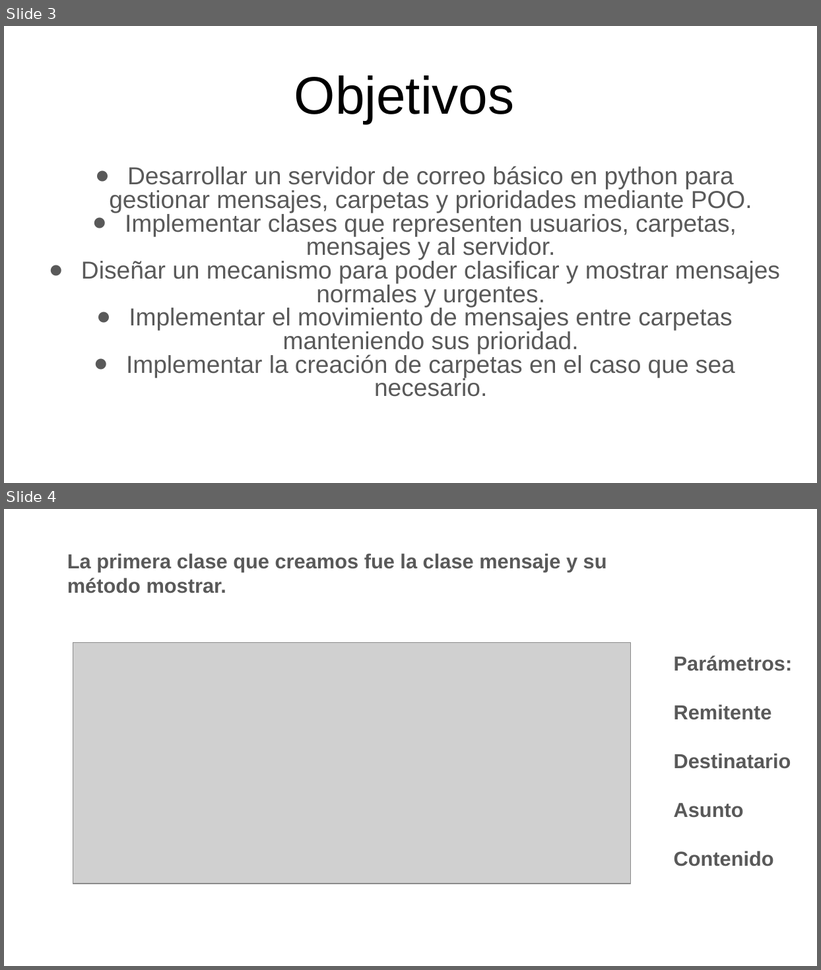
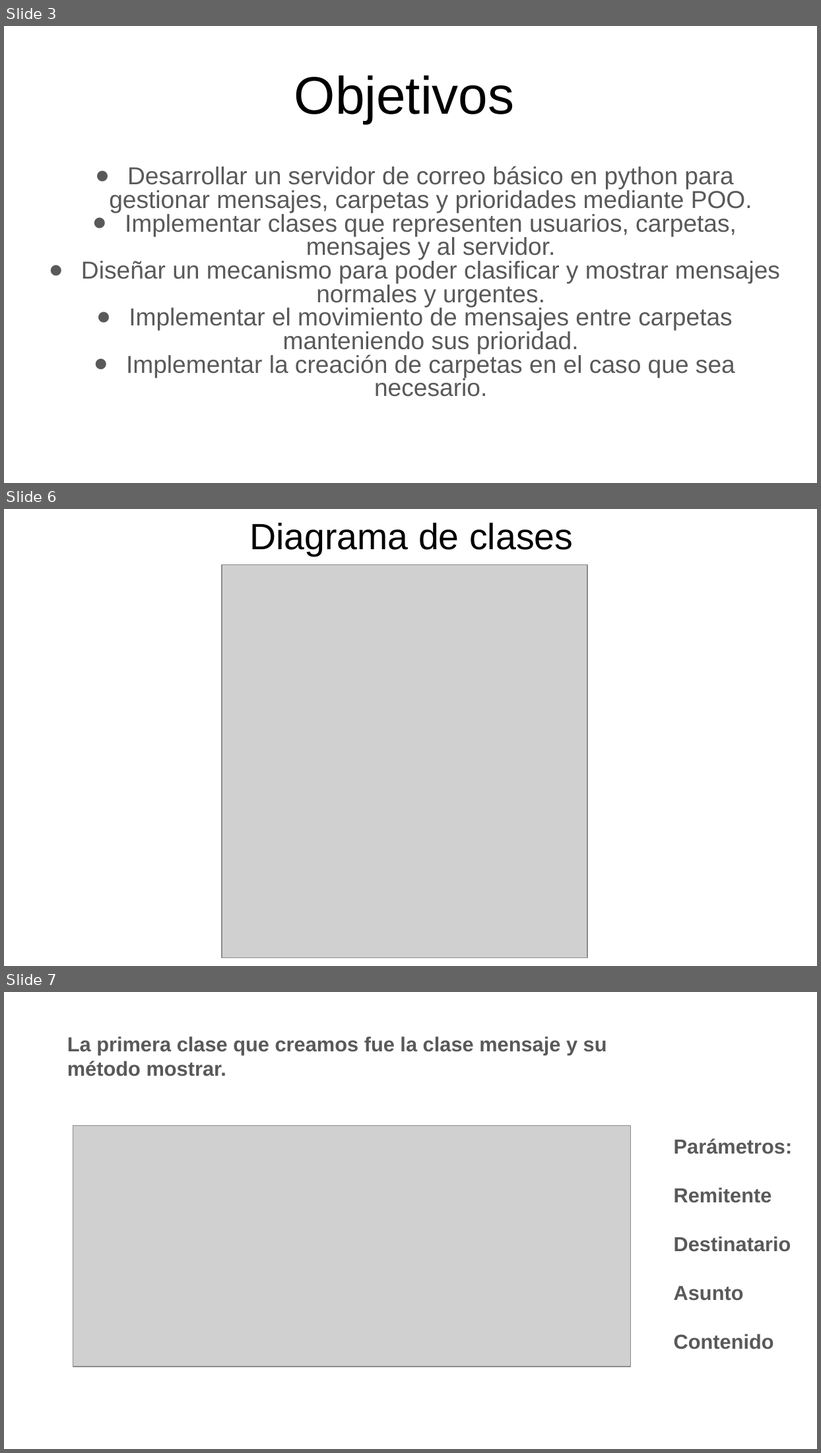
Before and after one commit to Lucasfv12/ServidorCorreo, a slide deck: docs/Trabajo práctico integrador.pptx. Shown one above the other, each under a label of ours: slides 3 and 4 before the commit, slides 3, 6 and 7 after it; the slides between them are not shown. The pictures are 821x970 and 821x1453 pixels, drawn with LibreOffice and Linux fonts; fonts in the diff are those of the drawing; grey boxes stand for pictures. Boxes give left, top, right and bottom in pixels: in the first picture for what was removed or moved away, otherwise in the second. Text is boxed around its words. In the diff, an @@ line names an element or a change of style, - is before the commit and + after.

```diff
--- a/docs/Trabajo práctico integrador.pptx
+++ b/docs/Trabajo práctico integrador.pptx
@@ slide 6 added at (4, 509, 817, 966), background #FFFFFF @@
@@ title added at (250, 522, 573, 556), 32.4 pt, text #000000 @@
+Diagrama de clases
@@ picture added at (222, 565, 588, 958) @@
@@ what was slide 4 is now slide 7 @@
```
Also in this commit, not shown: 2 slides changed, 2 other slides added, 1 other file.
